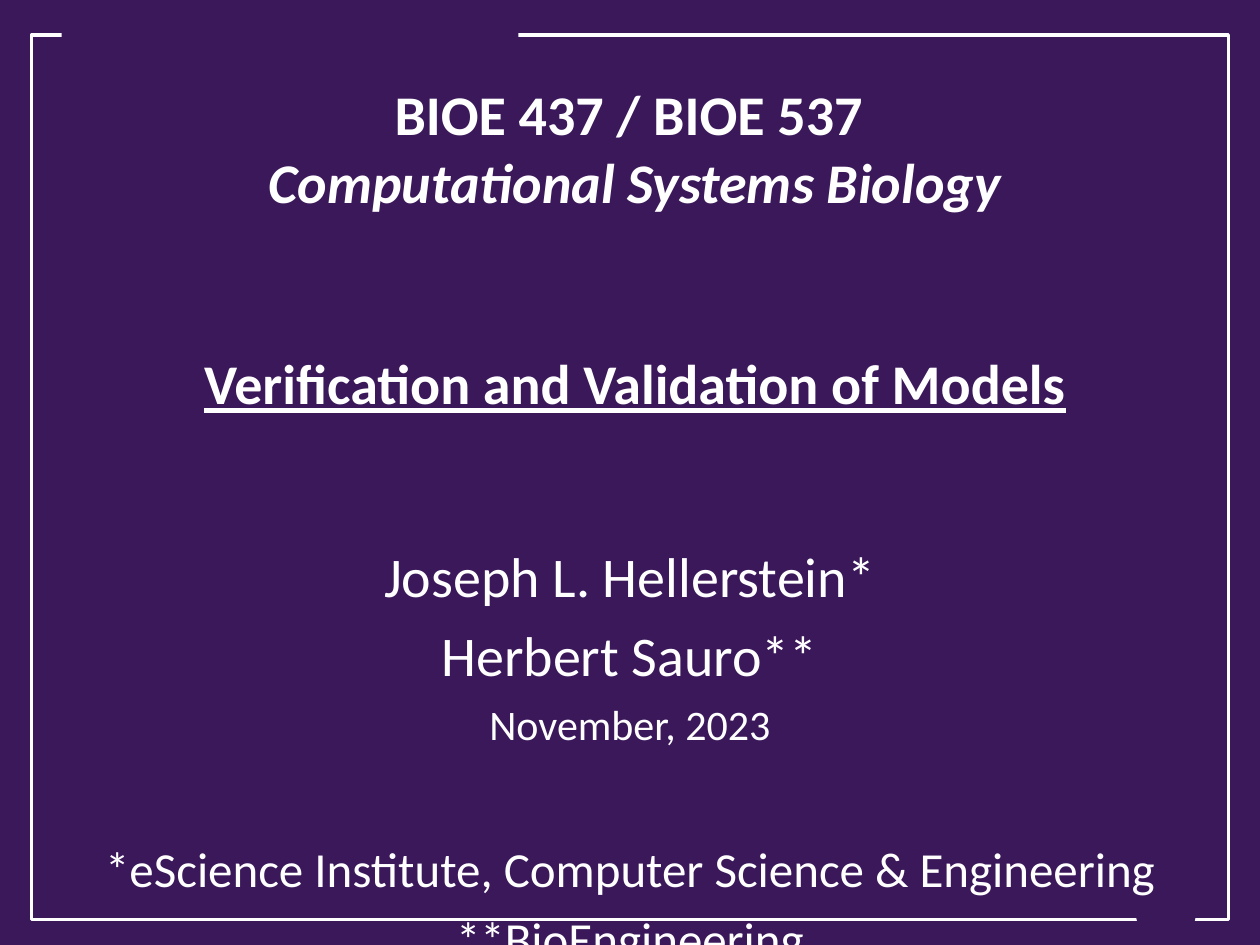
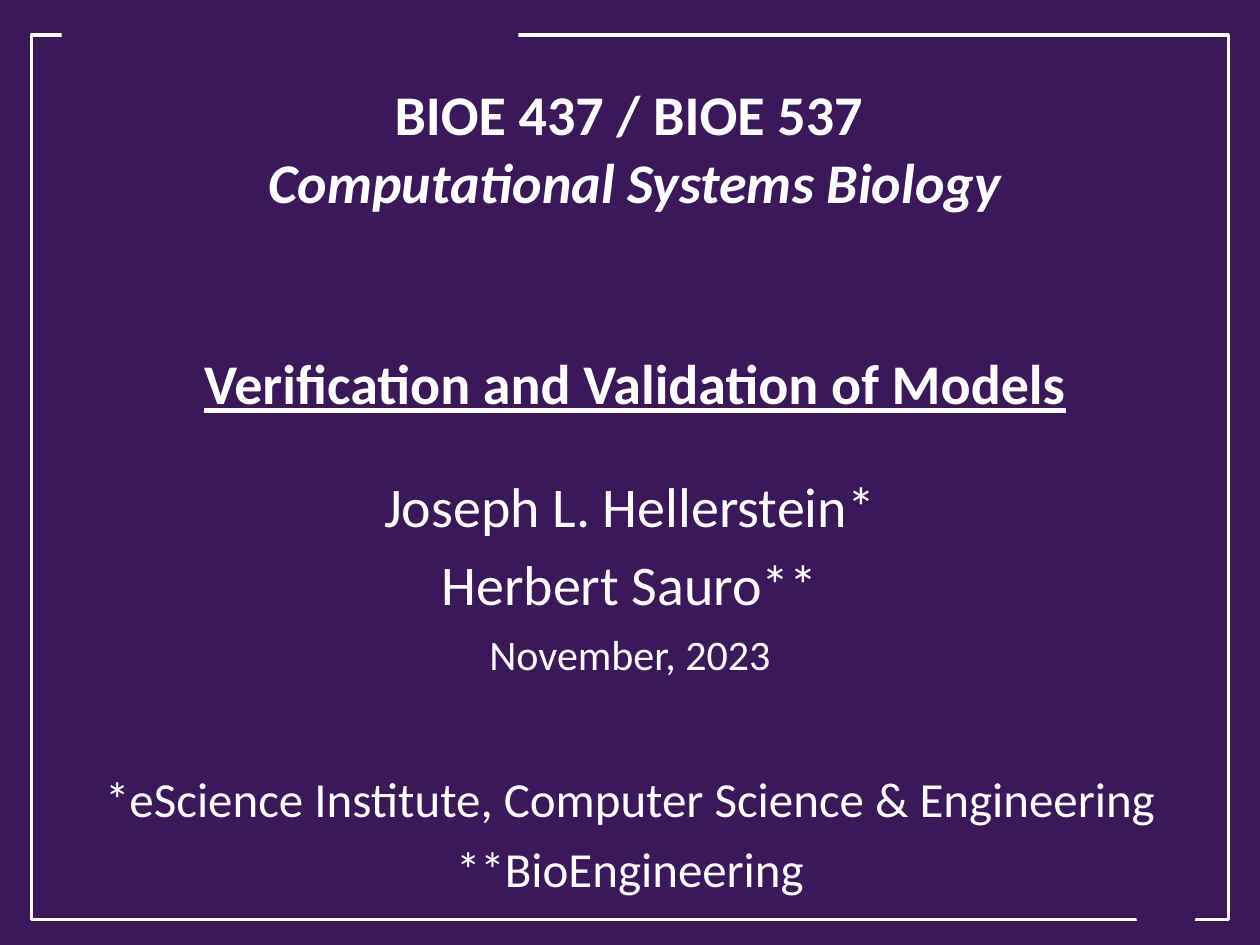
Before and after one commit to ModelEngineering/BIOEN-437, a slide deck: slide 1 of Lectures/Verification-and-Validation/vav_overview.pptx. Drawn at 1260x945 pixels with LibreOffice and Linux fonts; fonts in the diff are those of the drawing; background and template pictures are left out. Boxes give left, top, right and bottom in pixels: in the first picture for what was removed or moved away, otherwise in the second. Text is boxed around its words. In the diff, an @@ line names an element or a change of style, - is before the commit and + after.

```diff
--- a/Lectures/Verification-and-Validation/vav_overview.pptx
+++ b/Lectures/Verification-and-Validation/vav_overview.pptx
@@ subtitle "Joseph L. Hellerstein*" rewrapped from (105, 557, 1155, 896) to (105, 487, 1155, 896) @@
```
Also in this commit, not shown: 2 other files.
